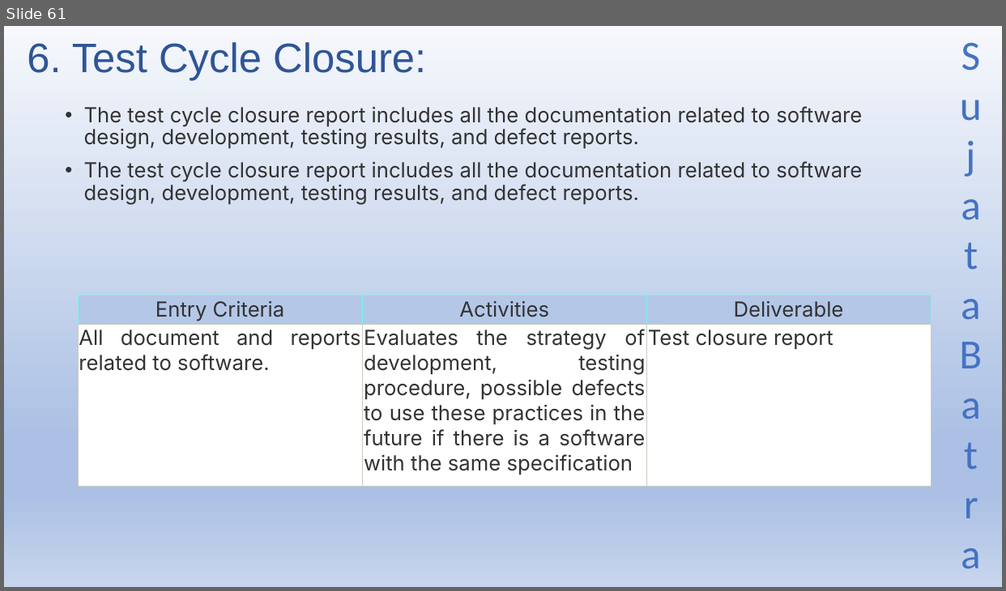
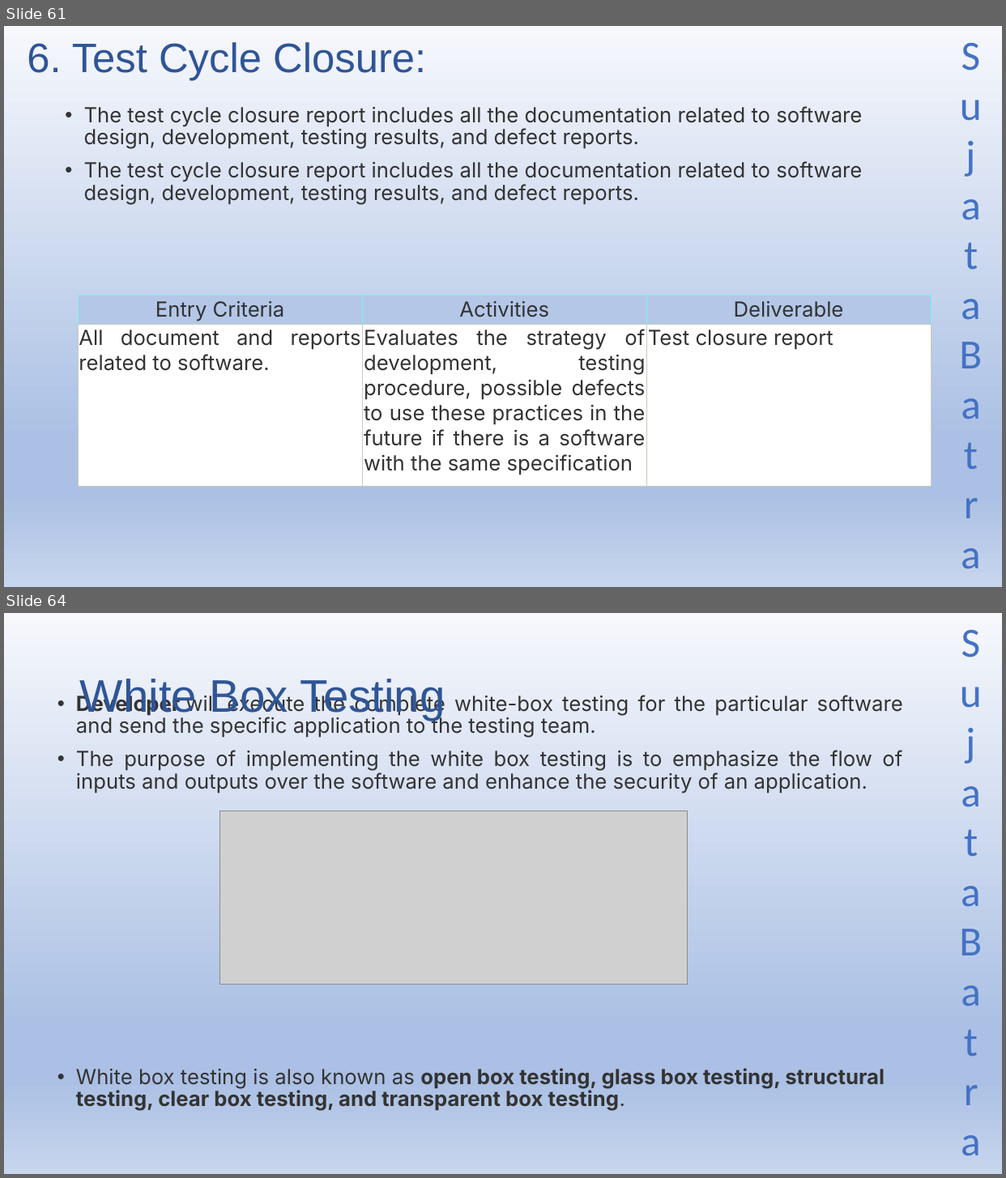
Before and after one commit to Sujatabatra/SapientNov2021QABatch, a slide deck: QA/QA Study Material.pptx. Shown one above the other, each under a label of ours: slide 61 before the commit, slides 61 and 64 after it; the slides between them are not shown. The pictures are 1006x591 and 1006x1178 pixels, drawn with LibreOffice and Linux fonts; fonts in the diff are those of the drawing; grey boxes stand for pictures. Boxes give left, top, right and bottom in pixels: in the first picture for what was removed or moved away, otherwise in the second. Text is boxed around its words. In the diff, an @@ line names an element or a change of style, - is before the commit and + after.

```diff
--- a/QA/QA Study Material.pptx
+++ b/QA/QA Study Material.pptx
@@ slide 64 added at (4, 613, 1002, 1174), background gradient #F6F8FC to #ABC0E4 to #C7D5ED; not listed: 1 template element that a slide beside it also shows @@
@@ title added at (80, 679, 445, 720), 44 pt, text #2F5597 @@
+White Box Testing
@@ text added at (76, 693, 903, 1111), 20 pt, text #333333 @@
+• Developer will execute the complete white-box testing for the particular software and send the specific application to the testing team.
+• The purpose of implementing the white box testing is to emphasize the flow of inputs and outputs over the software and enhance the security of an application.
+• White box testing is also known as open box testing, glass box testing, structural testing, clear box testing, and transparent box testing.
@@ picture added at (219, 811, 688, 984) @@
```
Also in this commit, not shown: 14 other slides added.
